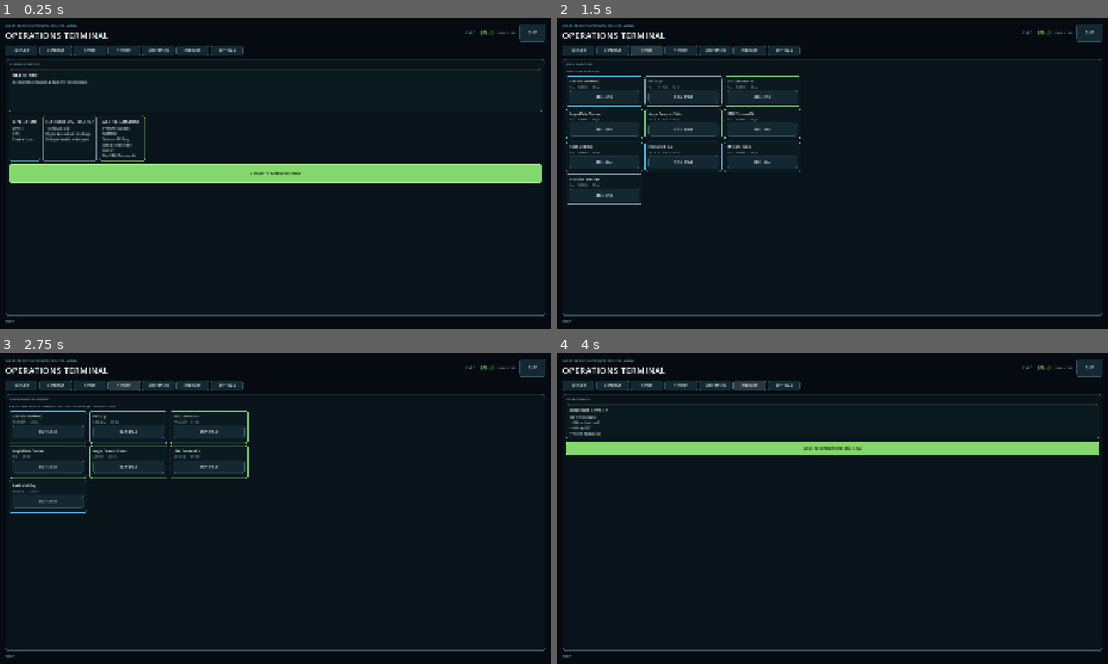
Above: before the commit, frames 1-4 (two rows, left to right).
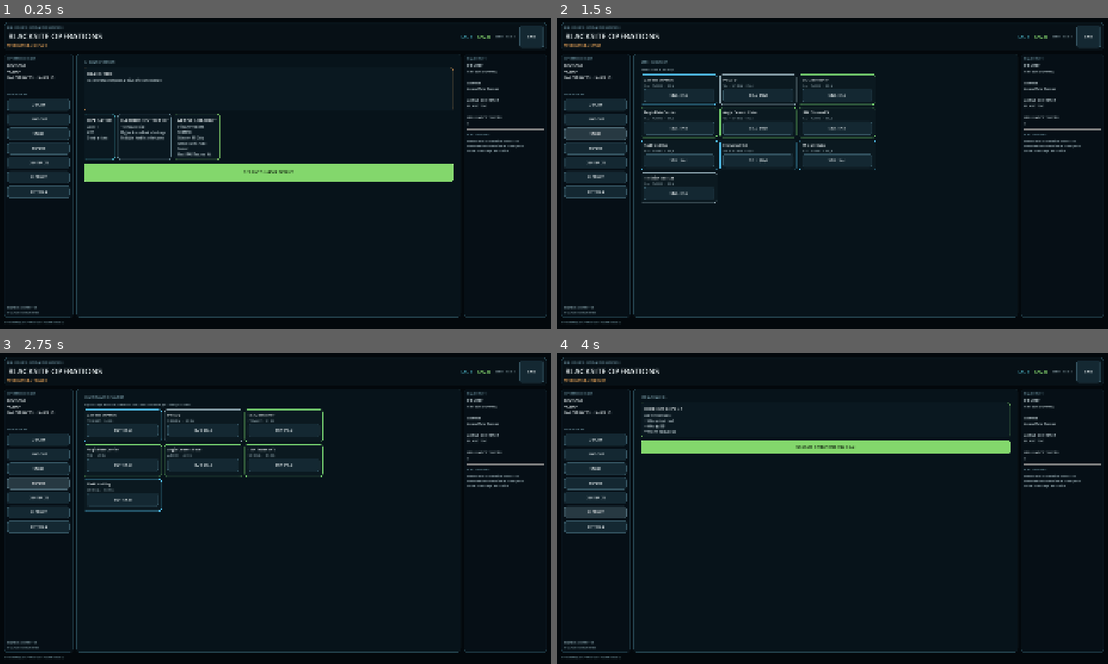
Above: after the commit, the same moments.

Repository: philliparthur98-ops/Blacksite-extraction
Game: Godot game, scene res://scenes/Main.tscn
The game is run twice, just before and just after one commit, with the same random seed, the same clock (stepped at 60 frames per second) and the same inputs.
Inputs:
- Up to frame 1 (0.25 s): no input
- Up to frame 2 (1.5 s): click "DEPLOY" at 0.5 s; click "STASH" at 1.25 s
- Up to frame 3 (2.75 s): click "TRADER" at 2 s
- Up to frame 4 (4 s): click "CONTRACTS" at 2.75 s; click "HIDEOUT" at 3.5 s

The runs differ from the first frame. In frame 1, 9.4% of the frame differs, in the area x 0-100%, y 1-98%; in frame 2, 9.5%; in frame 3, 8.9%; in frame 4, 7.8%.
Error after the commit: Parse Error: Cannot infer the type of "path" variable because the value doesn't have a set type. (res://scripts/world_builder_v103.gd:154)

Commit message:
Launch BLACKSITE through v1.03 presentation alpha

Diff:
--- a/desktop/scenes/Main.tscn
+++ b/desktop/scenes/Main.tscn
@@ -1,6 +1,6 @@
 [gd_scene load_steps=2 format=3]
 
-[ext_resource path="res://scripts/alpha_main.gd" type="Script" id="1"]
+[ext_resource path="res://scripts/alpha_main_v103.gd" type="Script" id="1"]
 
 [node name="BlacksiteDesktop" type="Node"]
 script = ExtResource("1")
